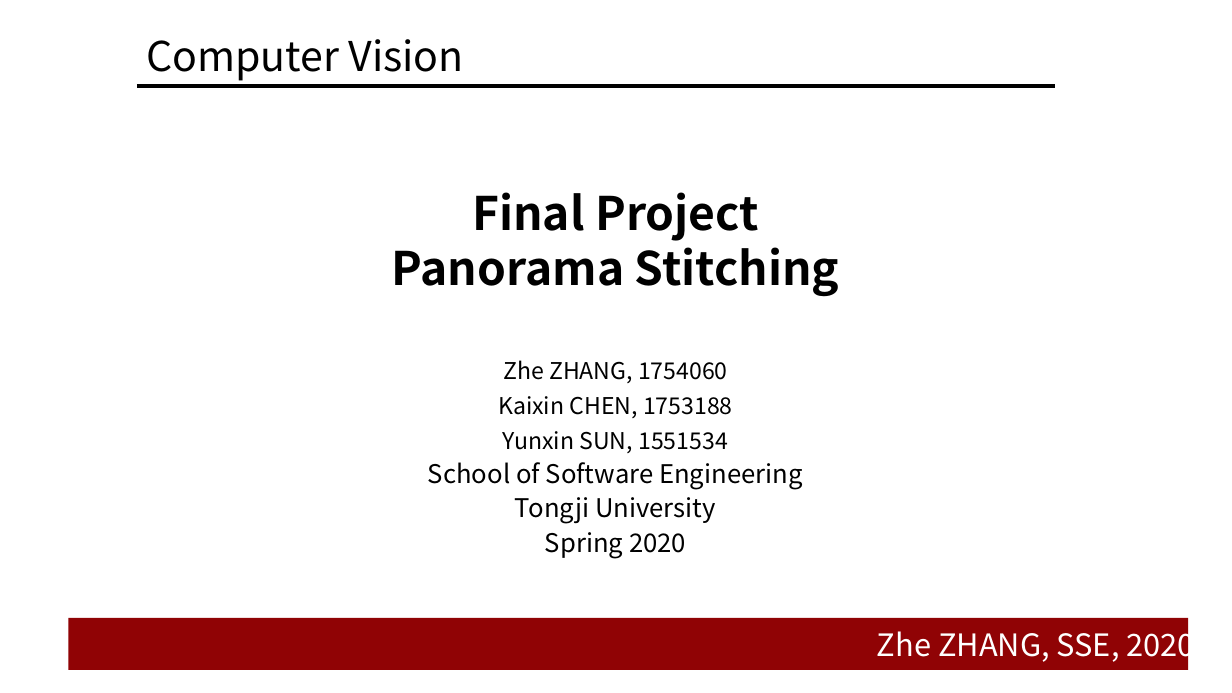
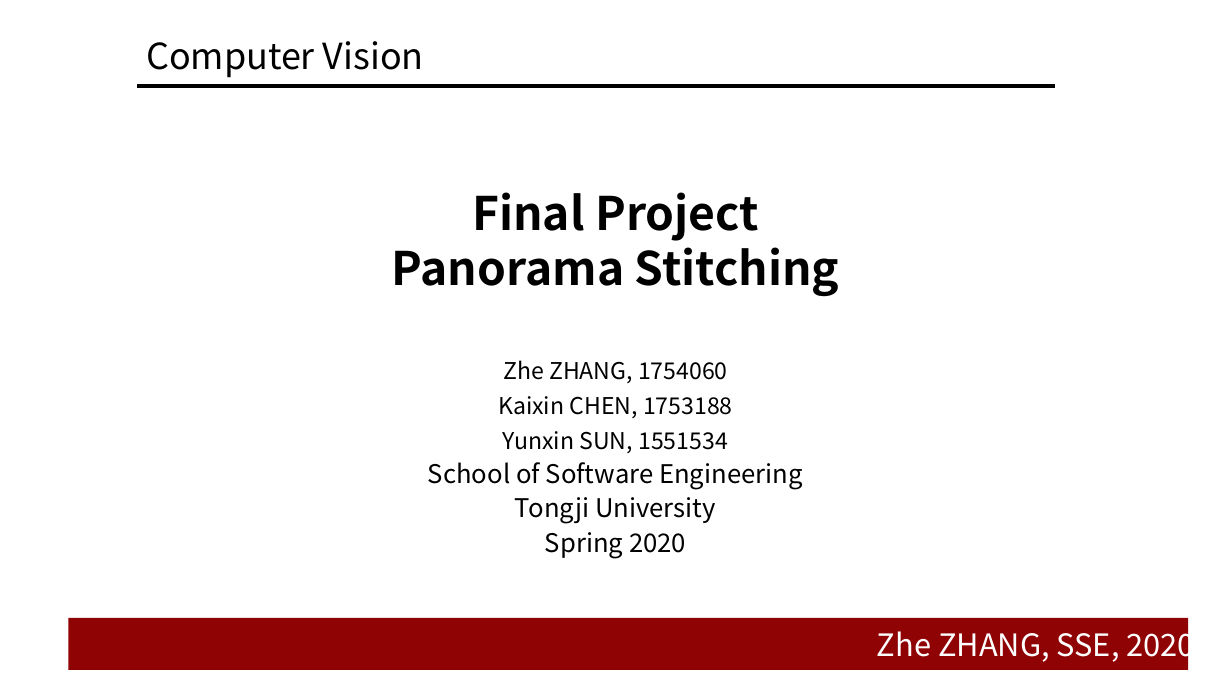
Before and after one commit to doubleZ0108/Panorama-Stitching, a slide deck: slide 1 of Sample/pre/template.pptx. Drawn at 1232x693 pixels with LibreOffice and Linux fonts; fonts in the diff are those of the drawing; background and template pictures are left out. Boxes give left, top, right and bottom in pixels: in the first picture for what was removed or moved away, otherwise in the second. Text is boxed around its words. In the diff, an @@ line names an element or a change of style, - is before the commit and + after.

```diff
--- a/Sample/pre/template.pptx
+++ b/Sample/pre/template.pptx
@@ title "Computer Vision" at [146, 41, 424, 78]: size 32 to 28 pt @@
```
Also in this commit, not shown: 1 other slide changed, 2 other files.
